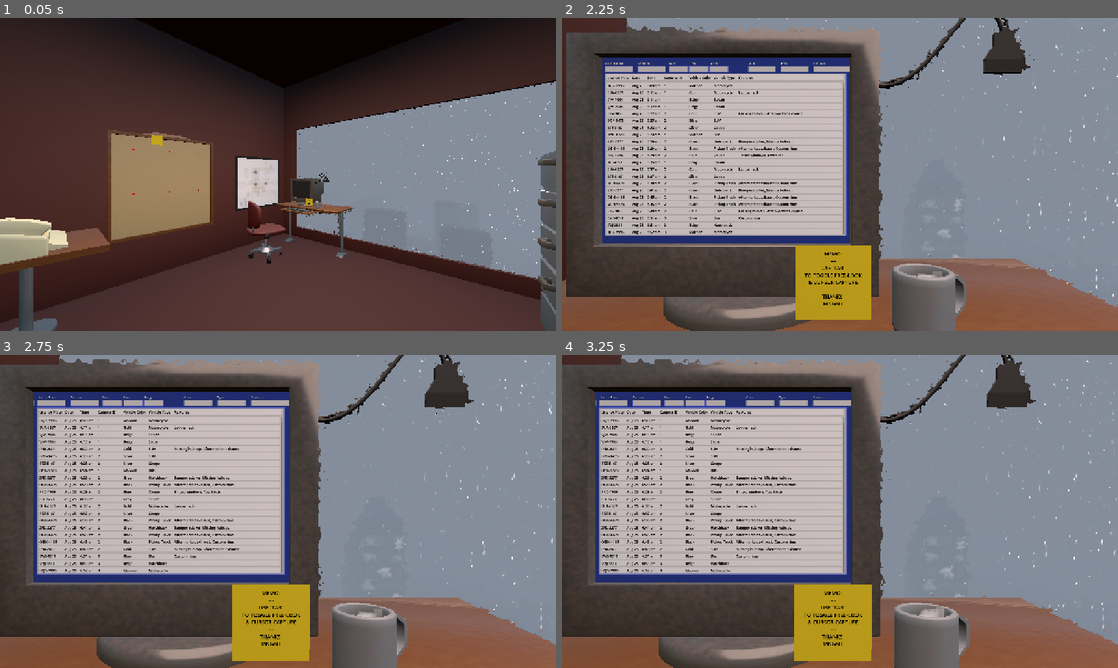
Above: before the commit, frames 1-4 (two rows, left to right).
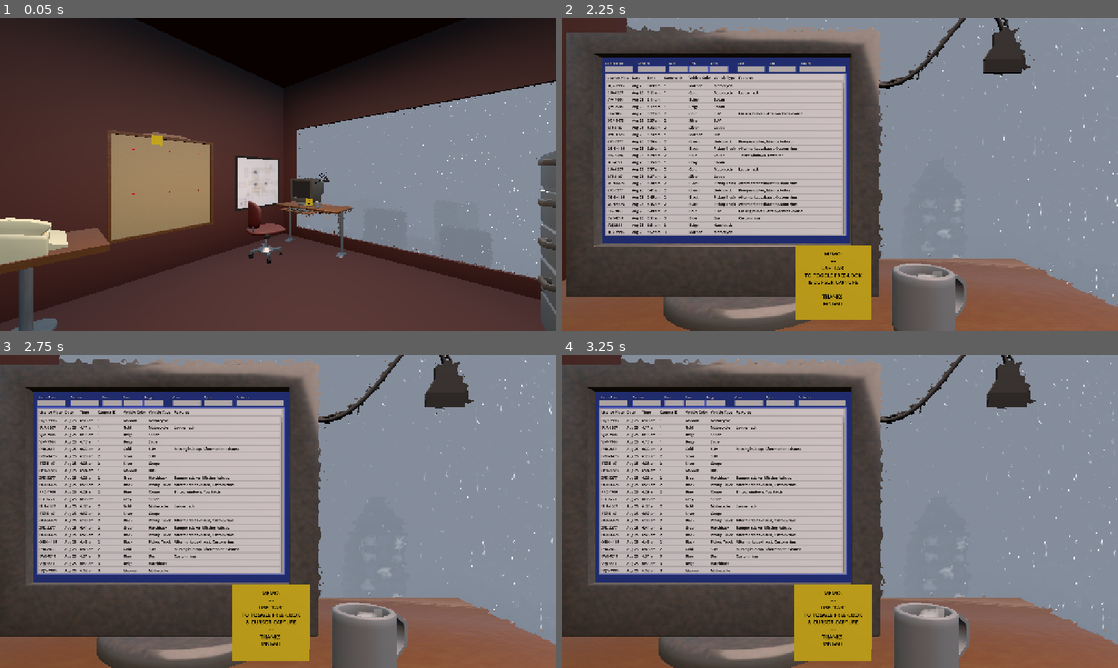
Above: after the commit, the same moments.

Repository: Ciph3rzer0/brackeys-2026.2-trust-no-one
Game: Godot game, scene res://scenes/city.tscn
The game is run twice, just before and just after one commit, with the same random seed, the same clock (stepped at 60 frames per second) and the same inputs. Sound files missing from this copy of the repository are replaced by a short silence.
Inputs (mouse positions are in pixels of both pictures, inside the frame that each line leads up to):
- Up to frame 1 (0.05 s): no input
- Up to frame 2 (2.25 s): tap Enter at 0.5 s; move the mouse to (867, 174) at 0.52 s; hold E (pc_interact) 0.53-1.28 s; hold W (pc_forward) from 0.53 s (still down); click (867, 174) at 0.67 s; tap Space at 0.77, 1.52 s; move the mouse to (812, 174) at 1.27 s; tap Ctrl at 1.35 s; tap E (pc_interact) at 2 s; move the mouse to (851, 168) at 2.02 s; hold Shift from 2.03 s (still down)
- Up to frame 3 (2.75 s): keep holding W (pc_forward); keep holding Shift
- Up to frame 4 (3.25 s): release W (pc_forward) at 2.75 s; release Shift at 2.75 s; drag from (812, 574) to (673, 464) at 2.77 s

Frame 1 is identical in both runs. In frame 2, 0.2% of the frame differs, in the area x 31-52%, y 14-18%; in frame 3, 0.2%; in frame 4, 0.2%.

Commit message:
fix: filter positioning and auto-fit turned off

Diff:
--- a/ui/computer-screen/computer_screen.tscn
+++ b/ui/computer-screen/computer_screen.tscn
@@ -167,10 +167,11 @@
 [node name="ColorFilter" type="OptionButton" parent="." unique_id=1377963714]
 unique_name_in_owner = true
 layout_mode = 0
-offset_left = 752.0
-offset_top = 41.0
-offset_right = 897.0
-offset_bottom = 74.0
+offset_left = 696.0
+offset_top = 41.0
+offset_right = 841.0
+offset_bottom = 74.0
+fit_to_longest_item = false
 script = ExtResource("9_clvma")
 
 [node name="LabelColor" type="Label" parent="ColorFilter" unique_id=1871928094]
@@ -187,10 +188,11 @@
 [node name="TypeFilter" type="OptionButton" parent="." unique_id=1467428637]
 unique_name_in_owner = true
 layout_mode = 0
-offset_left = 920.0
-offset_top = 41.0
-offset_right = 1065.0
-offset_bottom = 74.0
+offset_left = 856.0
+offset_top = 41.0
+offset_right = 1001.0
+offset_bottom = 74.0
+fit_to_longest_item = false
 script = ExtResource("9_clvma")
 
 [node name="LabelType" type="Label" parent="TypeFilter" unique_id=311373947]
@@ -207,10 +209,11 @@
 [node name="FeaturesFilter" type="OptionButton" parent="." unique_id=1437918686]
 unique_name_in_owner = true
 layout_mode = 0
-offset_left = 1088.0
-offset_top = 41.0
-offset_right = 1233.0
-offset_bottom = 74.0
+offset_left = 1016.0
+offset_top = 41.0
+offset_right = 1257.0
+offset_bottom = 74.0
+fit_to_longest_item = false
 script = ExtResource("9_clvma")
 
 [node name="LabelFeatures" type="Label" parent="FeaturesFilter" unique_id=113921603]
